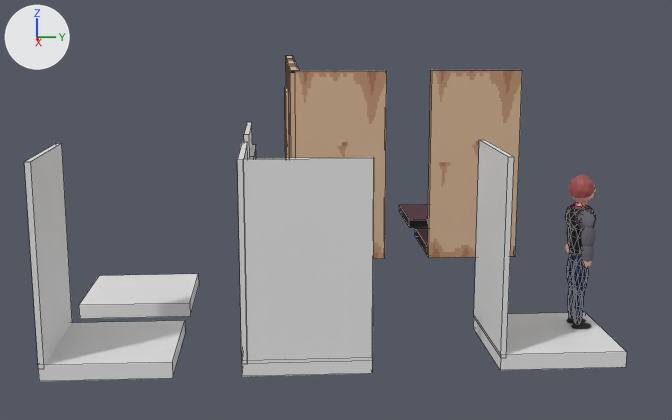
A saved change to the Blender file Blender files/MotelTileset.blend.
Both versions are drawn from a 50 mm camera at (14.53, -4.43, 5.25) aimed at (-6.26, -3.09, 0.95). Lighting does not change. The marker at upper left points along +X, +Y and +Z. Mesh edges are drawn as thin lines on the coarser meshes.
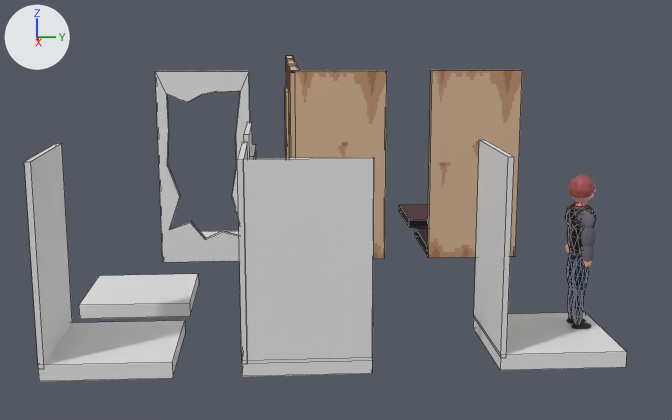
ob_cube_015 is not drawn itself; it is used by a modifier of ob_cube_010.

Diff of the bpy script that builds the scene:
```diff
--- a/Blender files/MotelTileset.blend.py
+++ b/Blender files/MotelTileset.blend.py
@@ mat_material_001 @@
+mat_material_001 = principled_material('Material.001')
+mat_material_001.base_color = (0.8, 0.8, 0.8)  # white #e7e7e7
@@ me_cube_010 @@
+me_cube_010.from_pydata(...)  # 98 vertices, 96 faces; spans x -0.1..0.1, y -1.2..1.24, z -2.36..2.45
+me_cube_010.materials.append(mat_floor)  # picture img_one_wall
@@ me_cube_006 @@
+me_cube_006.from_pydata(...)  # a box spanning x -1.0..1.0, y -1.0..1.0, z -0.1..0.1
+me_cube_006.materials.append(mat_material_001)  # white #e7e7e7
@@ me_cube_004 @@
+me_cube_004.from_pydata(...)  # a box spanning x -0.1..0.1, y -1.0..1.0, z -2.11..2.11
+me_cube_004.materials.append(mat_material_001)  # white #e7e7e7
@@ ob_cube_015 @@
+ob_cube_015 = bpy.data.objects.new('Cube.015', me_cube_010)
+ob_cube_015.location = (-6.0, -6.0, 2.0)
+ob_cube_015.scale = (4.63, 0.684, 0.684)
+ob_cube_015.hide_set(True)
@@ ob_cube_011 @@
+ob_cube_011 = bpy.data.objects.new('Cube.011', me_cube_006)
+ob_cube_011.location = (-7.0, -6.0, 0.0)
@@ ob_cube_010 @@
+ob_cube_010 = bpy.data.objects.new('Cube.010', me_cube_004)
+ob_cube_010.location = (-6.0, -6.0, 2.0)
+_m = ob_cube_010.modifiers.new('Boolean', 'BOOLEAN')
+_m.object = ob_cube_015
```

What differs and where, as boxes [x1, y1, x2, y2] in the pictures (672 x 420 px):
'Cube.010', added: after [155, 71, 250, 262]
'Cube.011', added: after [200, 231, 239, 238]
